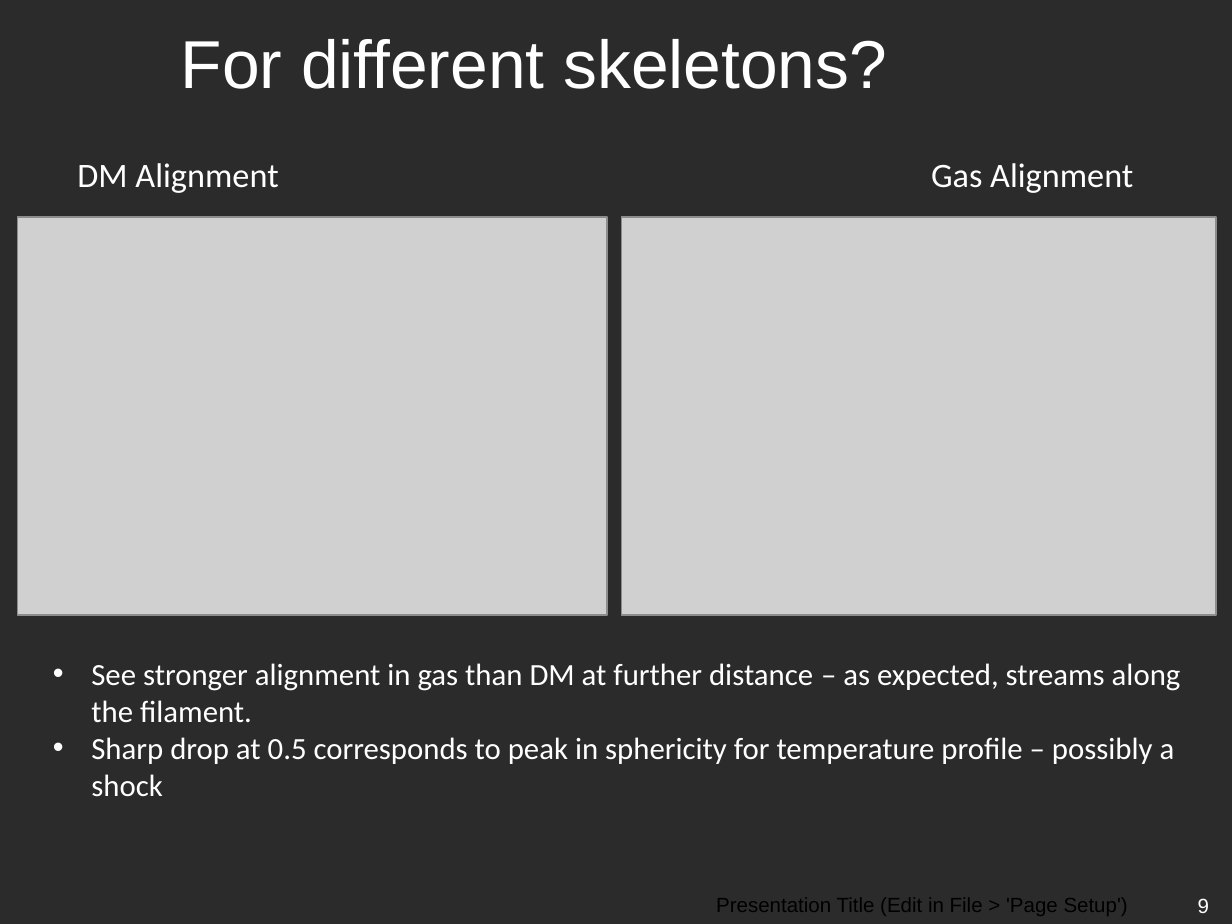
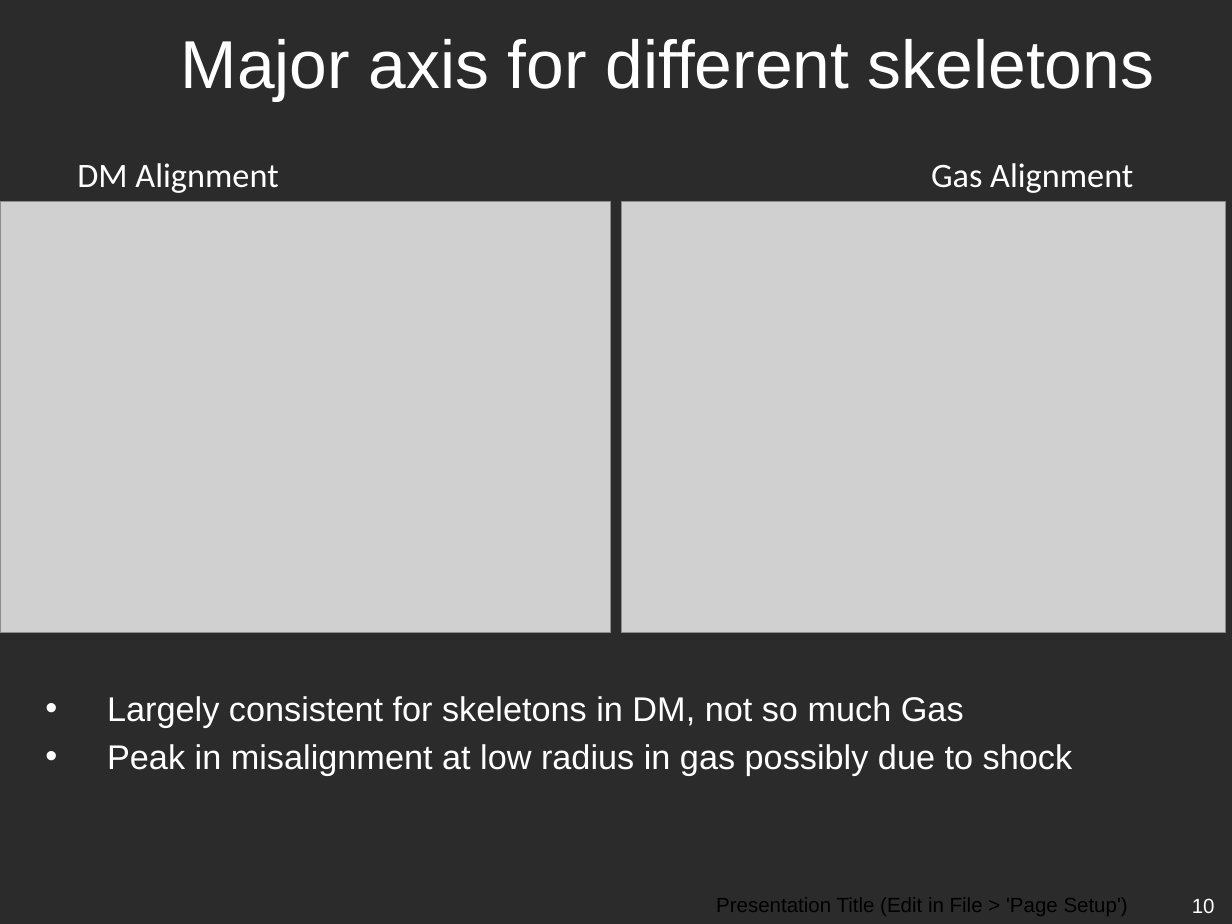
Before and after one commit to emilyhackett/icrar_report, a slide deck: slide 10 of ICRAR-Black-Powerpoint.pptx (slide 9 before the commit). Drawn at 1232x924 pixels with LibreOffice and Linux fonts; fonts in the diff are those of the drawing; grey boxes stand for pictures; background and template pictures are left out; a plain dark background stands for a picture behind light text. Boxes give left, top, right and bottom in pixels: in the first picture for what was removed or moved away, otherwise in the second. Text is boxed around its words. In the diff, an @@ line names an element or a change of style, - is before the commit and + after.

```diff
--- a/ICRAR-Black-Powerpoint.pptx
+++ b/ICRAR-Black-Powerpoint.pptx
@@ title at bbox=[181, 39, 1154, 101]: text changed @@
-For different skeletons?
+Major axis for different skeletons
@@ picture: place and size @@
-picture at bbox=[17, 217, 606, 615]
+picture at bbox=[0, 201, 611, 632]
@@ picture: place and size @@
-picture at bbox=[621, 217, 1216, 615]
+picture at bbox=[621, 201, 1225, 632]
@@ text removed at bbox=[91, 663, 1181, 797] @@
-• See stronger alignment in gas than DM at further distance – as expected, streams along the filament.
-• Sharp drop at 0.5 corresponds to peak in sphericity for temperature profile – possibly a shock
@@ text added at bbox=[107, 696, 1072, 775], 20 pt, text #FFFFFF @@
+• Largely consistent for skeletons in DM, not so much Gas
+• Peak in misalignment at low radius in gas possibly due to shock
@@ page number at bbox=[1192, 898, 1215, 913]: text changed @@
-9
+10
```
Also in this commit, not shown: 4 other slides changed, 2 slides added.
